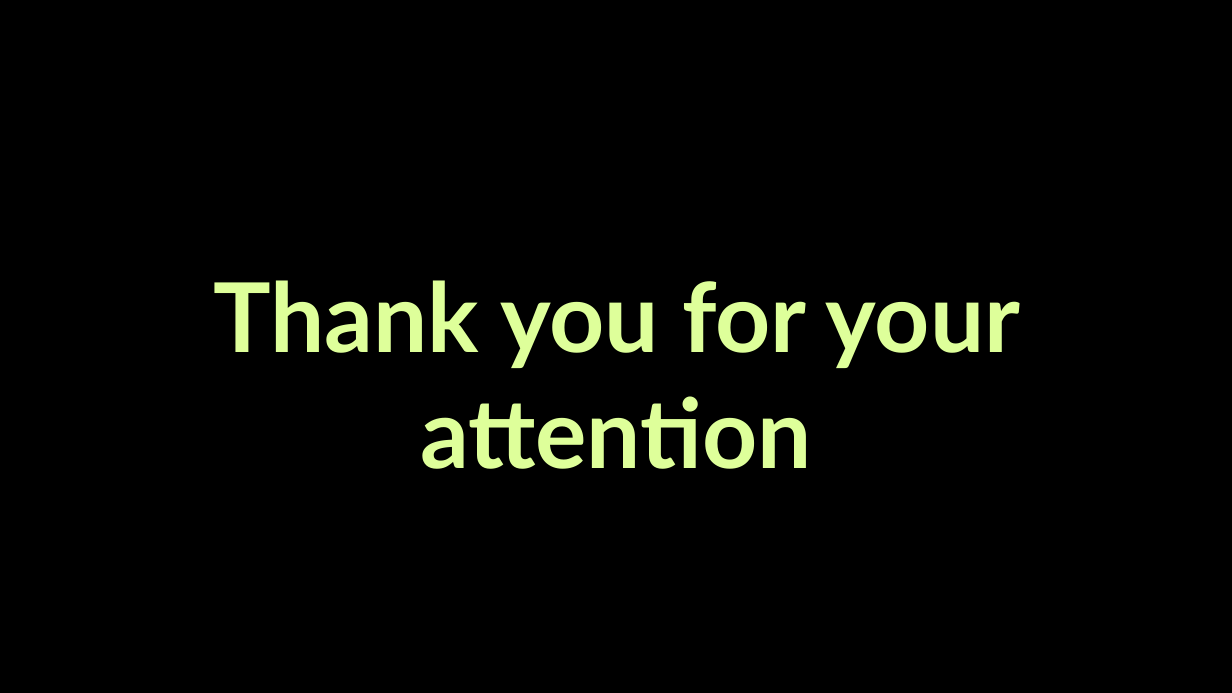
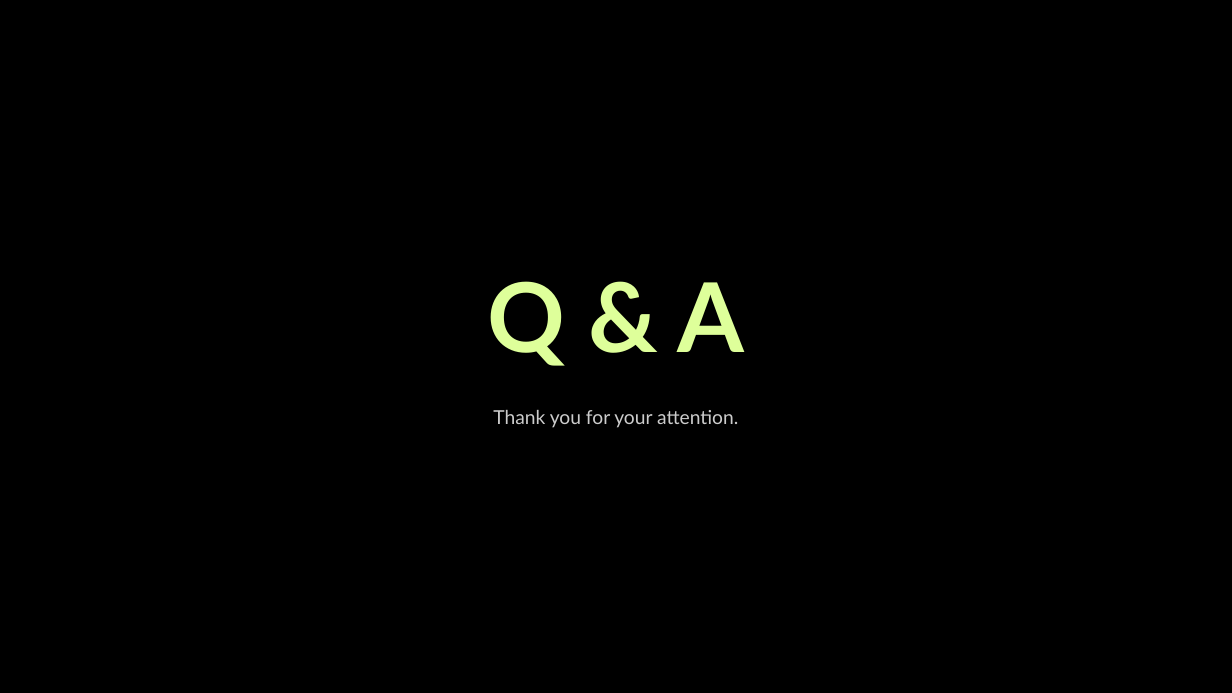
Before and after one commit to splus8191/6103-sp-25-Burke-Guerra-Soroosh, a slide deck: slide 13 of Credit Card Fraud Detection.pptx. Drawn at 1232x693 pixels with LibreOffice and Linux fonts; fonts in the diff are those of the drawing; background and template pictures are left out. Boxes give left, top, right and bottom in pixels: in the first picture for what was removed or moved away, otherwise in the second. Text is boxed around its words. In the diff, an @@ line names an element or a change of style, - is before the commit and + after.

```diff
--- a/Credit Card Fraud Detection.pptx
+++ b/Credit Card Fraud Detection.pptx
@@ text added at bbox=[487, 281, 745, 366], 75 pt, text #DEFF9A, bold @@
+Q & A
@@ text at bbox=[493, 410, 738, 428]: text changed; size 75 to 15 pt; text colour #DEFF9A to #CCCCCC; bold off @@
-Thank you for your attention
+Thank you for your attention.
```
Also in this commit, not shown: 7 other slides changed.
